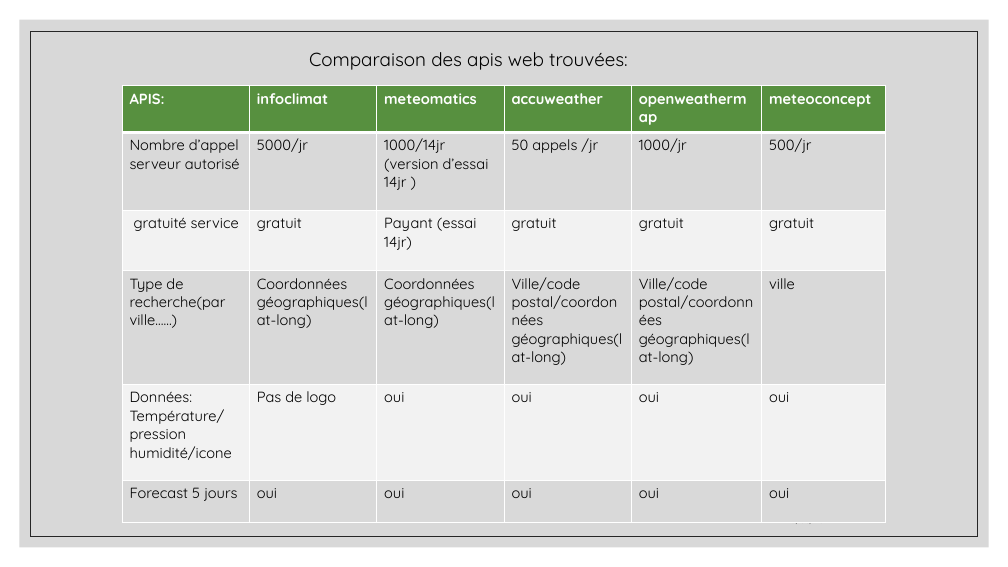
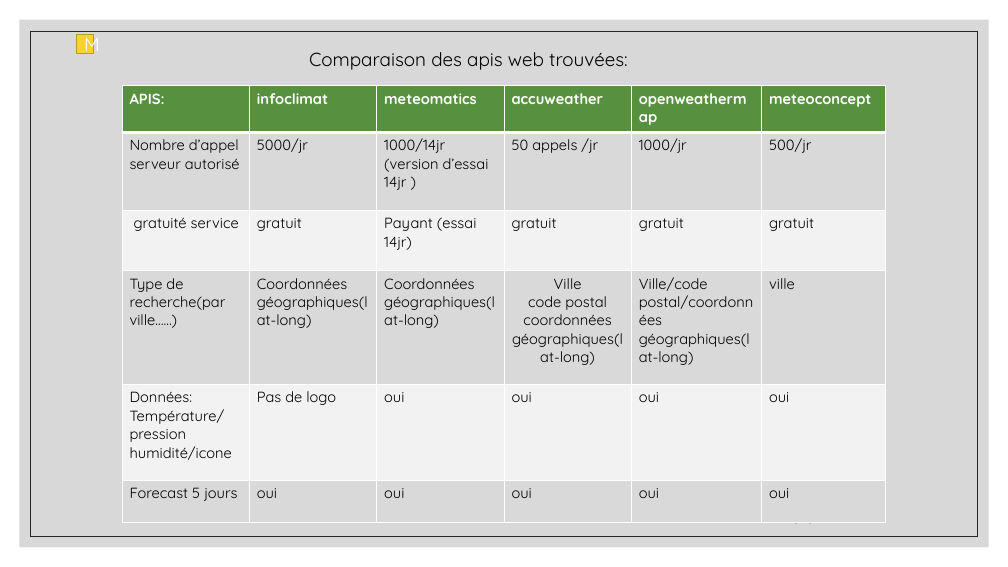
Before and after one commit to aiekick/ProjectStationMeteo, a slide deck: slide 14 of doc/StationMeteo_Soutenance_Mickael.pptx (slide 20 before the commit). Drawn at 1008x567 pixels with LibreOffice and Linux fonts; fonts in the diff are those of the drawing. Boxes give left, top, right and bottom in pixels: in the first picture for what was removed or moved away, otherwise in the second. Text is boxed around its words. In the diff, an @@ line names an element or a change of style, - is before the commit and + after.

```diff
--- a/doc/StationMeteo_Soutenance_Mickael.pptx
+++ b/doc/StationMeteo_Soutenance_Mickael.pptx
@@ rectangle added at (x1=76, y1=35, x2=93, y2=53), fill #F8D22F, outline #B79B23 1 pt, 18 pt, text #FFFFFF @@
+M
@@ table at (x1=122, y1=85, x2=885, y2=523) @@
-row 4, column 4: Ville/code postal/coordonnées géographiques(lat-long)
+row 4, column 4: Ville / code postal / coordonnées géographiques(lat-long)
```
Also in this commit, not shown: 23 other slides changed, 27 slides added, 20 slides removed.
